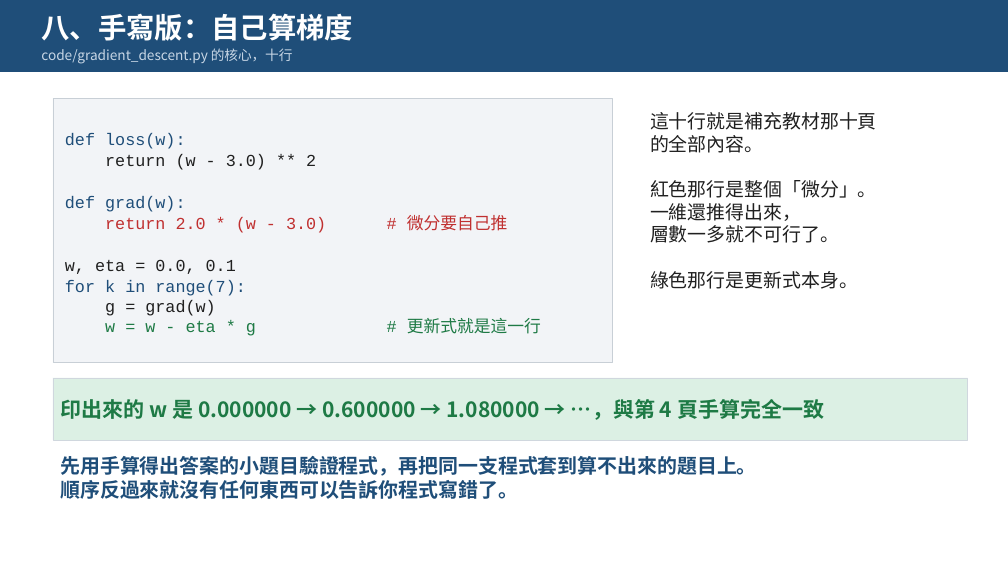
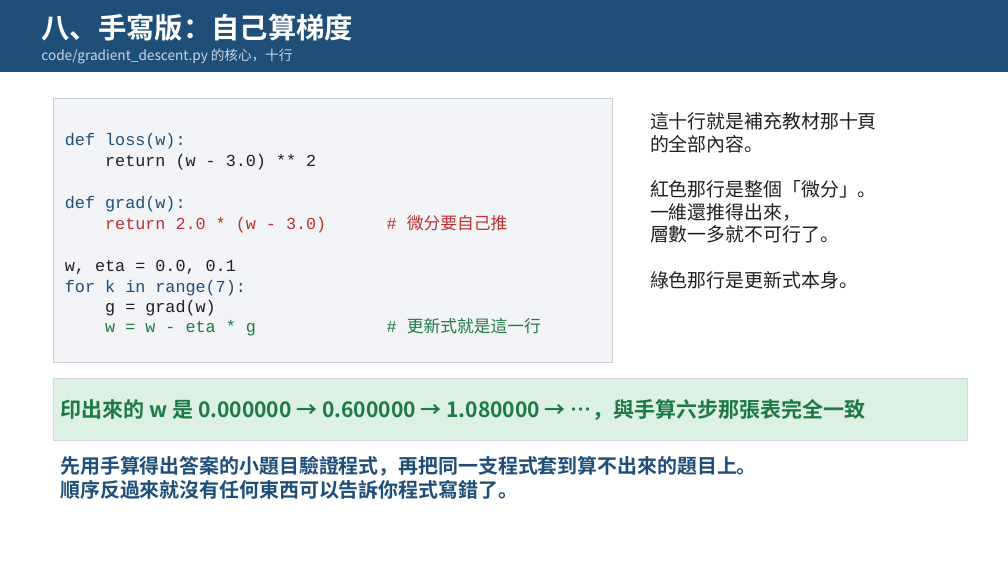
Before and after one commit to pychang-ai/115-1_DLMA, a slide deck: slide 10 of topics/gradient-descent/課外主題_梯度下降法.pptx (slide 9 before the commit). Drawn at 1008x567 pixels with LibreOffice and Linux fonts; fonts in the diff are those of the drawing. Boxes give left, top, right and bottom in pixels: in the first picture for what was removed or moved away, otherwise in the second. Text is boxed around its words. In the diff, an @@ line names an element or a change of style, - is before the commit and + after.

```diff
--- a/topics/gradient-descent/課外主題_梯度下降法.pptx
+++ b/topics/gradient-descent/課外主題_梯度下降法.pptx
@@ text in rectangle at (60, 399, 866, 420): text changed @@
-印出來的 w 是 0.000000 → 0.600000 → 1.080000 → …，與第 4 頁手算完全一致
+印出來的 w 是 0.000000 → 0.600000 → 1.080000 → …，與手算六步那張表完全一致
```
Also in this commit, not shown: 3 other slides changed, 3 other files.
